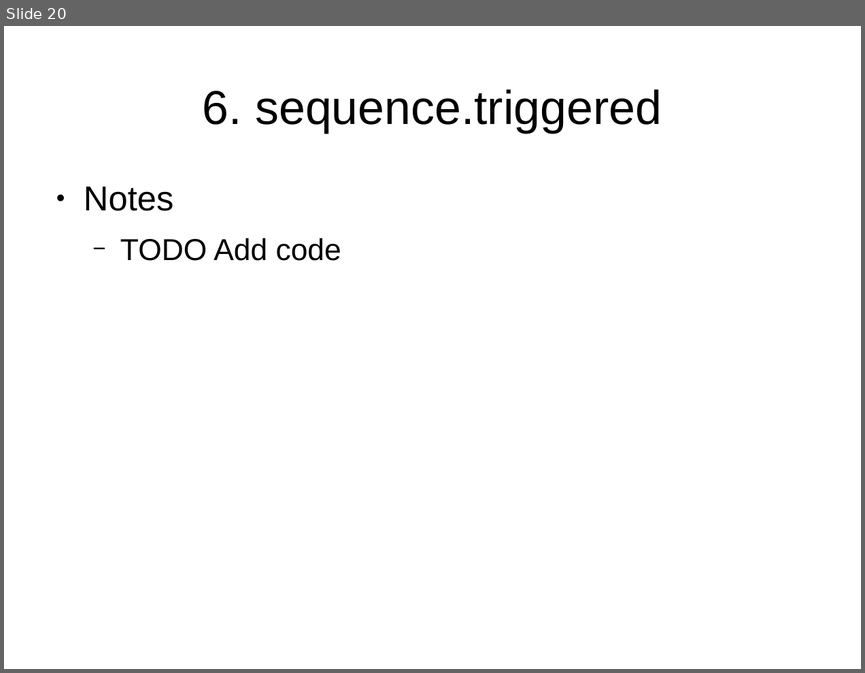
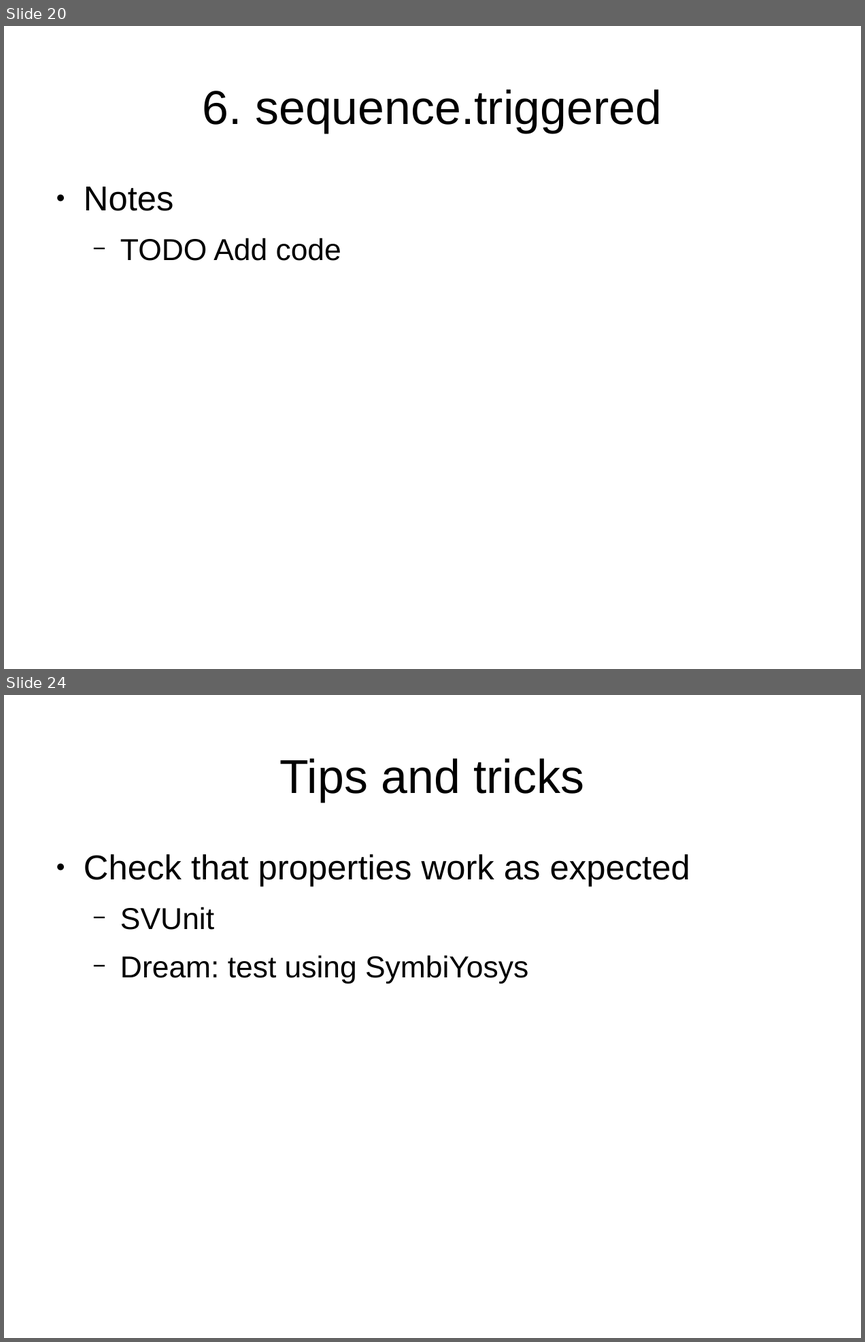
Before and after one commit to verification-gentleman-blog/getting-started-with-sva, a slide deck: presentation.odp. Shown one above the other, each under a label of ours: slide 20 before the commit, slides 20 and 24 after it; the slides between them are not shown. The pictures are 865x673 and 865x1342 pixels, drawn with LibreOffice and Linux fonts; fonts in the diff are those of the drawing. Boxes give left, top, right and bottom in pixels: in the first picture for what was removed or moved away, otherwise in the second. Text is boxed around its words. In the diff, an @@ line names an element or a change of style, - is before the commit and + after.

Commit message:
Add 'Tips and Tricks' section

```diff
--- a/presentation.odp
+++ b/presentation.odp
@@ slide 24 added at (4,695,861,1338), background #FFFFFF @@
@@ title added at (280,758,584,802), 44 pt, text #000000 @@
+Tips and tricks
@@ text added at (84,854,690,984), 32 pt, text #000000 @@
+● Check that properties work as expected
+  − SVUnit
+  − Dream: test using SymbiYosys
```
Also in this commit, not shown: 4 other slides added.
